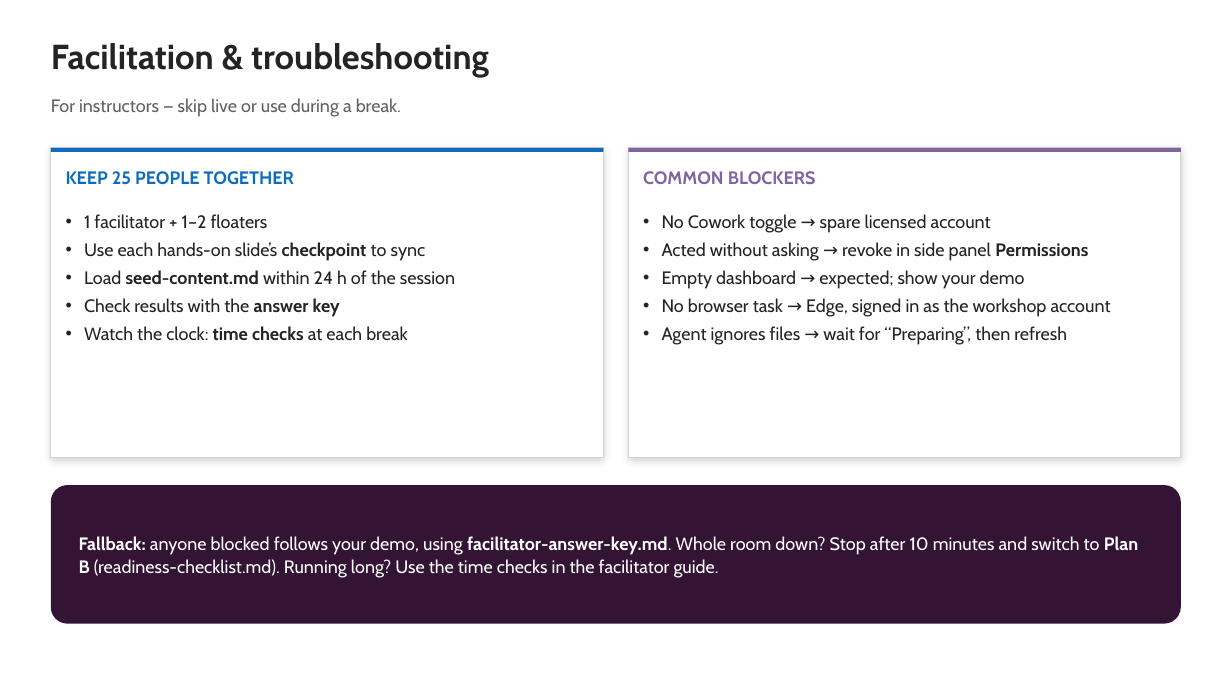
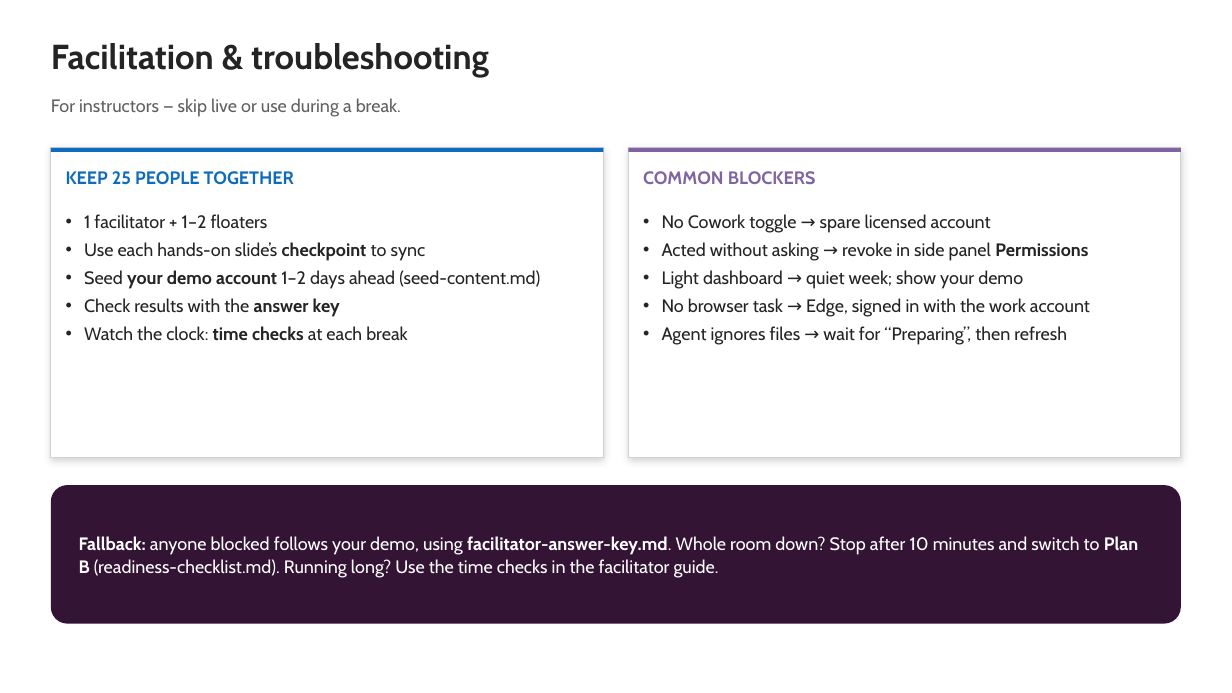
Before and after one commit to ragage/ai_hr_cowork_workshop, a slide deck: slide 44 of instructor/instructor-deck.pptx. Drawn at 1232x693 pixels with LibreOffice and Linux fonts; fonts in the diff are those of the drawing. Boxes give left, top, right and bottom in pixels: in the first picture for what was removed or moved away, otherwise in the second. Text is boxed around its words. In the diff, an @@ line names an element or a change of style, - is before the commit and + after.

```diff
--- a/instructor/instructor-deck.pptx
+++ b/instructor/instructor-deck.pptx
@@ text at box(84, 270, 540, 289): text changed @@
-• Load seed-content.md within 24 h of the session
+• Seed your demo account 1–2 days ahead (seed-content.md)
@@ text at box(662, 270, 1090, 317): text changed @@
-• Empty dashboard → expected; show your demo
-• No browser task → Edge, signed in as the workshop account
+• Light dashboard → quiet week; show your demo
+• No browser task → Edge, signed in with the work account
```
Also in this commit, not shown: 24 other slides changed, 44 other files.
